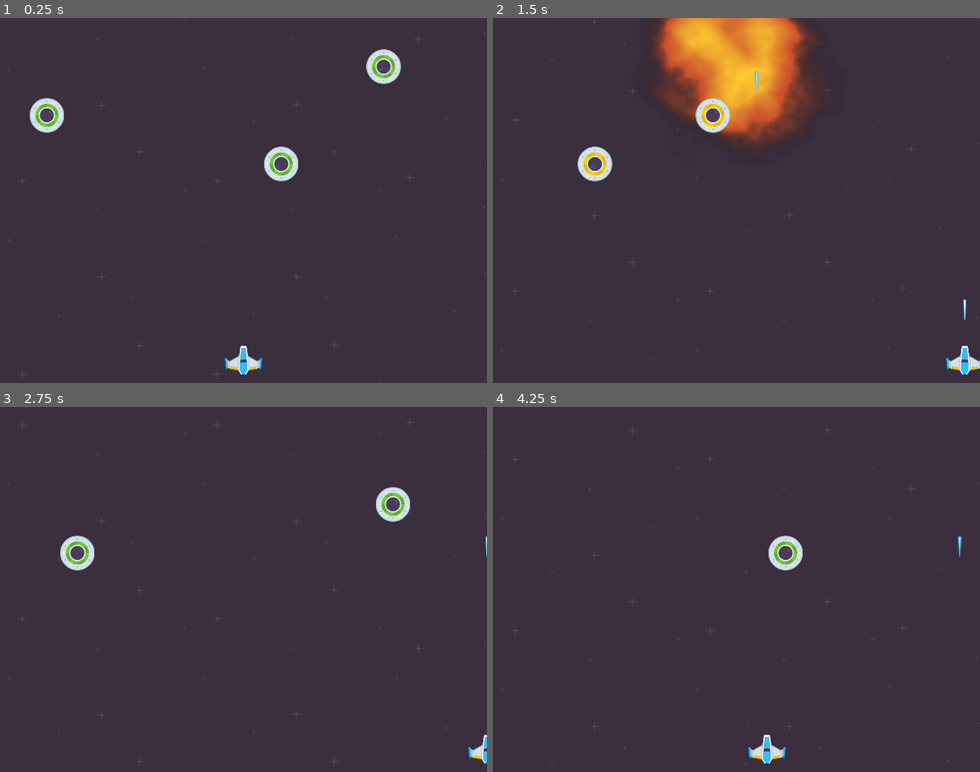
Above: before the commit, frames 1-4 (two rows, left to right).
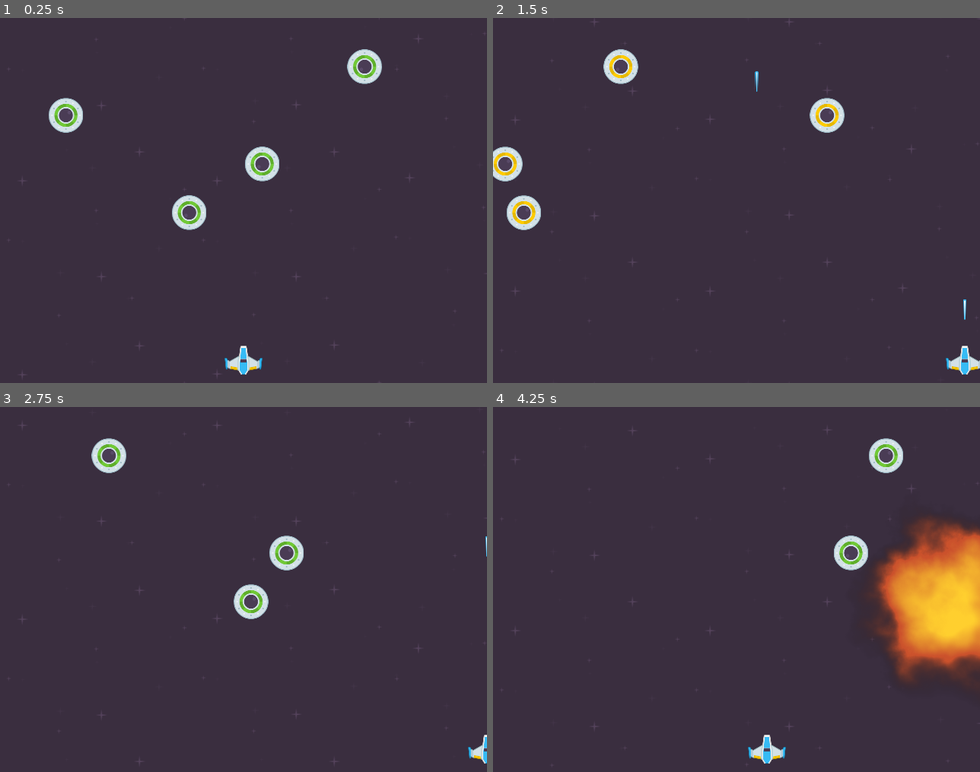
Above: after the commit, the same moments.

Repository: adelagon/godot-microgames-jam
Game: Godot game, scene res://games/shoot_the_aliens/scenes/Window/window.tscn
The game is run twice, just before and just after one commit, with the same random seed, the same clock (stepped at 60 frames per second) and the same inputs.
Inputs:
- Up to frame 1 (0.25 s): no input
- Up to frame 2 (1.5 s): hold D (move_right) 0.53-1.28 s; tap Space (button0) at 0.6, 1.35 s; hold S (move_down) from 1.28 s (still down)
- Up to frame 3 (2.75 s): release S (move_down) at 2.03 s; hold D (move_right) from 2.03 s (still down); tap Space (button0) at 2.1 s
- Up to frame 4 (4.25 s): release D (move_right) at 2.78 s; hold W (move_up) 2.78-3.53 s; tap Space (button0) at 2.85, 3.6 s; hold A (move_left) from 3.53 s (still down)

The runs differ from the first frame. In frame 1, 2.7% of the frame differs, in the area x 6-83%, y 8-59%; in frame 2, 12%, in the area x 0-73%, y 0-59%; in frame 3, 2.3%; in frame 4, 9.0%.

Commit message:
Implementedifficulty settings and signals

Diff:
--- a/games/shoot_the_aliens/scenes/UFO/ufo.gd
+++ b/games/shoot_the_aliens/scenes/UFO/ufo.gd
@@ -45,6 +45,7 @@
 	$AnimatedSprite2D.connect("animation_looped", self._on_animation_looped)
 	$HitSFX.play()
 	hit = true
+	ufo_hit.emit(self.get_instance_id())
 
 
 func _on_animation_looped() -> void:
--- a/games/shoot_the_aliens/scenes/Window/window.gd
+++ b/games/shoot_the_aliens/scenes/Window/window.gd
@@ -3,15 +3,29 @@
 @export var difficulty = 1
 @export var ufo_scene: PackedScene
 
+var ufos = []
+var num_ufos = 2
+var min_ufo_speed = 50
+var max_ufo_speed = 100
+
 var rng = RandomNumberGenerator.new()
 
-# Called when the node enters the scene tree for the first time.
-func _ready():
+signal player_won
+
+
+func _ready() -> void:
 	new_game()
 
 
-func game_over():
-	pass
+func _on_ufo_hit(instance_id: int):
+	ufos.erase(instance_id)
+	if not ufos:
+		game_over()
+
+
+func game_over() -> void:
+	print("Game Over")
+	player_won.emit()
 
 
 func create_ufo(iter: int) -> Path2D:
@@ -36,10 +50,12 @@
 
 	# Set Path to Follow & Speed
 	var path_follow = PathFollow2D.new()
-	var enemy_speed = rng.randf_range(100, 200)
+	var ufo_speed = rng.randf_range(min_ufo_speed, max_ufo_speed)
 	var ufo = ufo_scene.instantiate()
-	ufo.speed = enemy_speed
+	ufo.speed = ufo_speed
 	ufo.path_follow = path_follow
+	ufo.connect("ufo_hit", self._on_ufo_hit)
+	ufos.append(ufo.get_instance_id())
 	path_follow.add_child(ufo)
 	path.add_child(path_follow)
 	return path
@@ -47,15 +63,31 @@
 
 func spawn_ufos() -> Array:
 	# Default Values
-	var num_ufos = 3
+	if difficulty == 2:
+		num_ufos = 2
+		min_ufo_speed = 100
+		max_ufo_speed = 200
+	elif difficulty == 3:
+		num_ufos = 3
+		min_ufo_speed = 100
+		max_ufo_speed = 200
+	elif difficulty == 4:
+		num_ufos = 3
+		min_ufo_speed = 200
+		max_ufo_speed = 300
+	elif difficulty == 5:
+		num_ufos = 4
+		min_ufo_speed = 200
+		max_ufo_speed = 300
 
-	var ufos = []
+
 	for n in num_ufos:
 		var ufo = create_ufo(n)
 		add_child(ufo)
 	return ufos
 
-func new_game():
+
+func new_game() -> void:
 	$AmbientSFX.play()
 	spawn_ufos()
 	$Player.position = $StartPosition.position
--- a/games/shoot_the_aliens/scenes/Window/window.tscn
+++ b/games/shoot_the_aliens/scenes/Window/window.tscn
@@ -8,6 +8,7 @@
 
 [node name="Window" type="Node"]
 script = ExtResource("1_24vav")
+difficulty = 5
 ufo_scene = ExtResource("2_6j6y6")
 
 [node name="ParallaxBackground" parent="." instance=ExtResource("3_xv545")]
